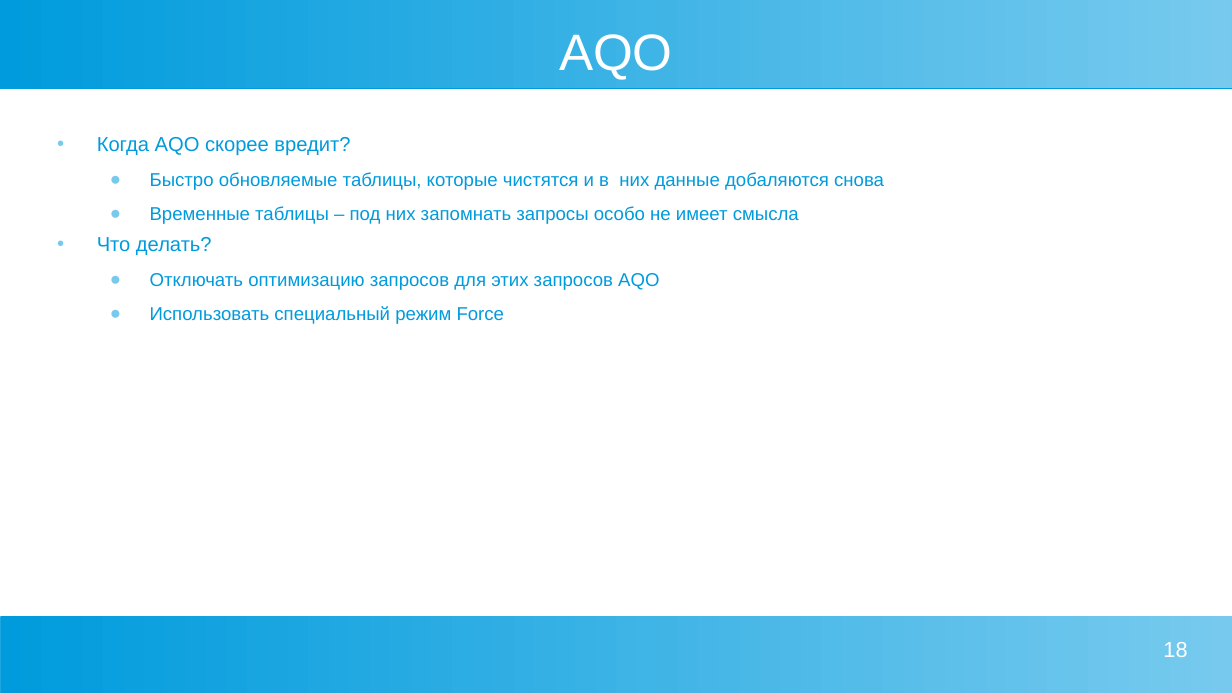
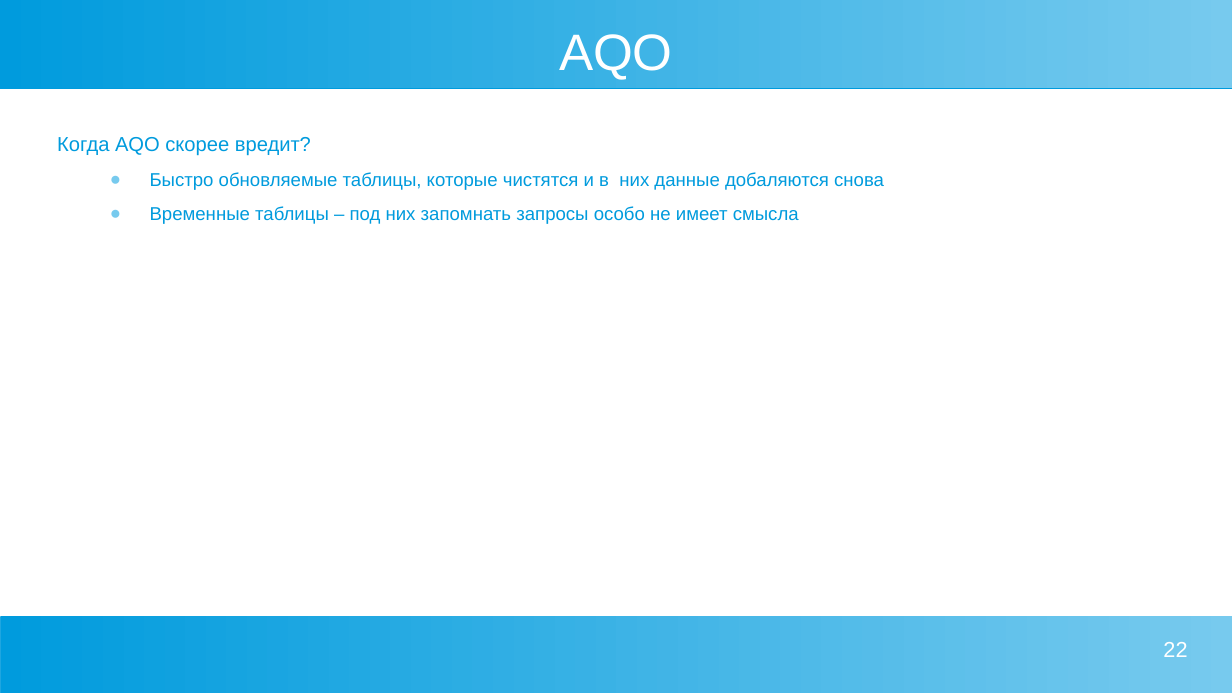
Before and after one commit to Alena0704/conf, a slide deck: slide 22 of aqo_presentation.ppt (slide 18 before the commit). Drawn at 1232x693 pixels with LibreOffice and Linux fonts; fonts in the diff are those of the drawing. Boxes give left, top, right and bottom in pixels: in the first picture for what was removed or moved away, otherwise in the second. Text is boxed around its words. In the diff, an @@ line names an element or a change of style, - is before the commit and + after.

```diff
--- a/aqo_presentation.ppt
+++ b/aqo_presentation.ppt
@@ text at [57,137,311,156]: bullet • to none @@
@@ text at [97,237,659,324]: paragraphs removed @@
-• Что делать?
-  ● Отключать оптимизацию запросов для этих запросов AQO
-  ● Использовать специальный режим Force
@@ page number at [1163,642,1187,657]: text changed @@
-18
+22
```
Also in this commit, not shown: 11 other slides changed, 7 slides added, 7 slides removed.
